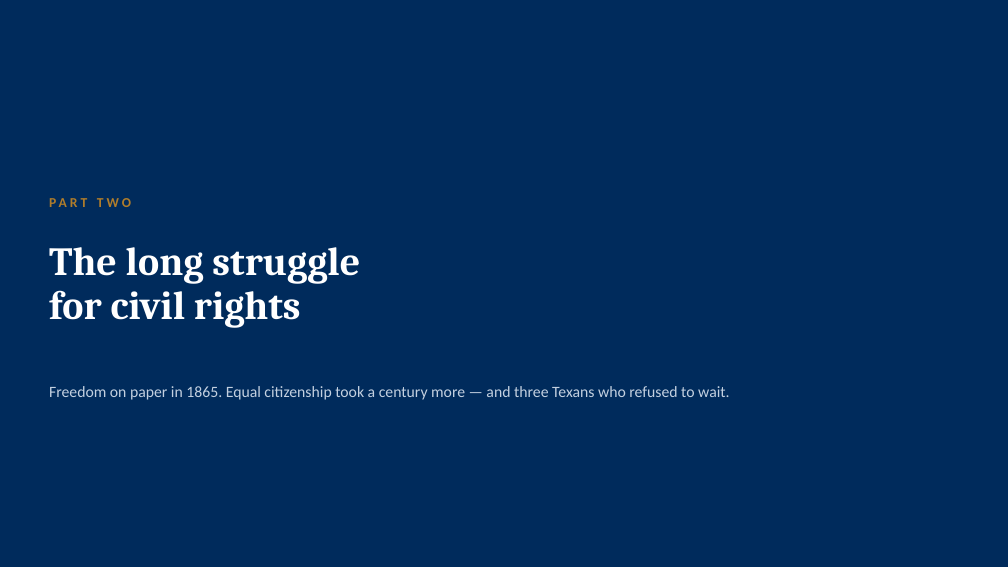
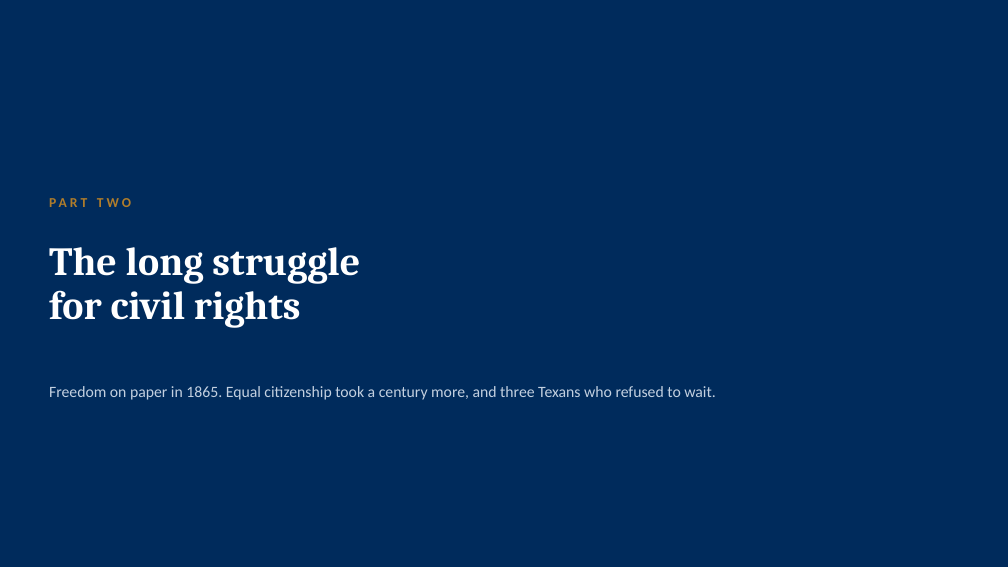
Before and after one commit to ProfessorJaredAlanStewart/texas-govt-modules, a slide deck: slide 15 of slides/Chapter 16 - Civil Liberties and Civil Rights (Lecture Deck).pptx. Drawn at 1008x567 pixels with LibreOffice and Linux fonts; fonts in the diff are those of the drawing. Boxes give left, top, right and bottom in pixels: in the first picture for what was removed or moved away, otherwise in the second. Text is boxed around its words. In the diff, an @@ line names an element or a change of style, - is before the commit and + after.

```diff
--- a/slides/Chapter 16 - Civil Liberties and Civil Rights (Lecture Deck).pptx
+++ b/slides/Chapter 16 - Civil Liberties and Civil Rights (Lecture Deck).pptx
@@ text at (x1=49, y1=386, x2=715, y2=400): text changed @@
-Freedom on paper in 1865. Equal citizenship took a century more — and three Texans who refused to wait.
+Freedom on paper in 1865. Equal citizenship took a century more, and three Texans who refused to wait.
```
Also in this commit, not shown: 25 other slides changed, 1 other file.
